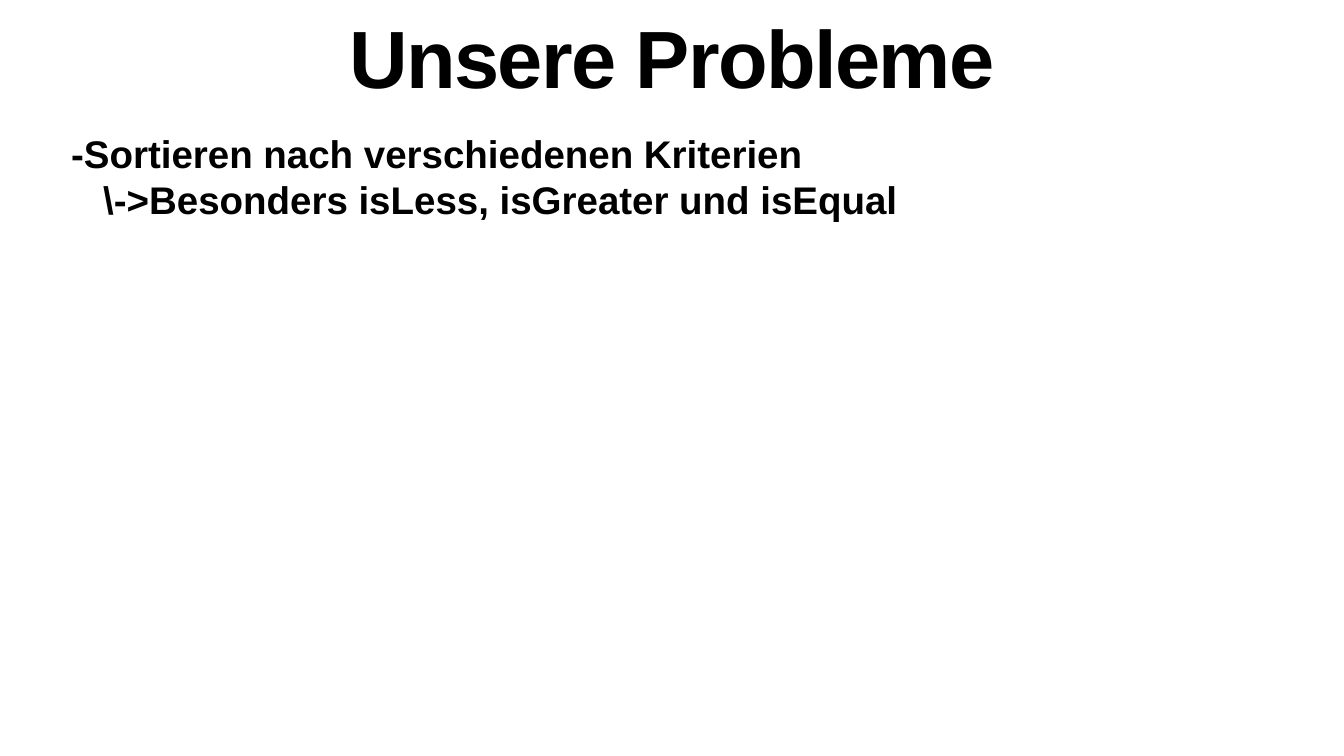
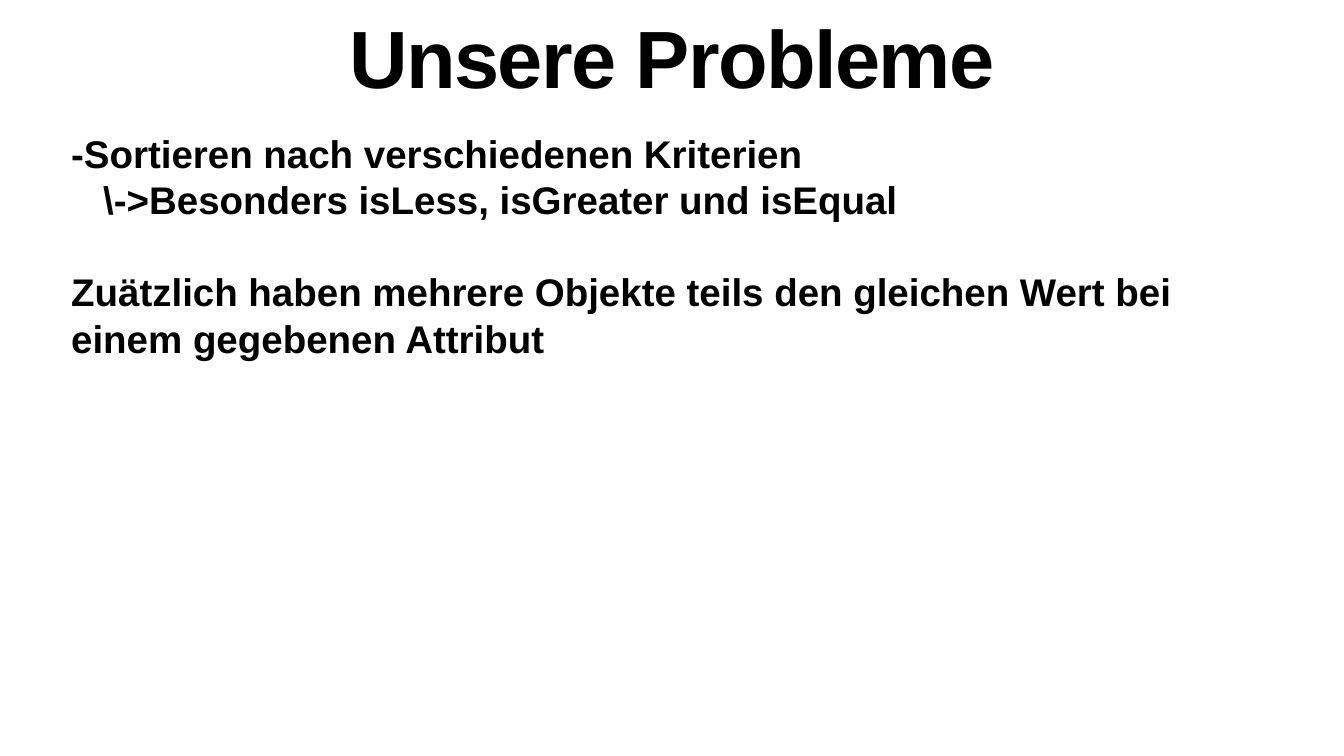
Before and after one commit to gyho-htt/projekt-nichtlineare-datenstrukturen-mario-brothers, a slide deck: slide 3 of praesentation/Info Elden Ring Bosse Sortieren.odp. Drawn at 1344x756 pixels with LibreOffice and Linux fonts; fonts in the diff are those of the drawing; background and template pictures are left out. Boxes give left, top, right and bottom in pixels: in the first picture for what was removed or moved away, otherwise in the second. Text is boxed around its words. In the diff, an @@ line names an element or a change of style, - is before the commit and + after.

```diff
--- a/praesentation/Info Elden Ring Bosse Sortieren.odp
+++ b/praesentation/Info Elden Ring Bosse Sortieren.odp
@@ text at [71, 278, 1171, 360]: paragraph added @@
+Zuätzlich haben mehrere Objekte teils den gleichen Wert bei einem gegebenen Attribut
```
Also in this commit, not shown: 1 other file.
